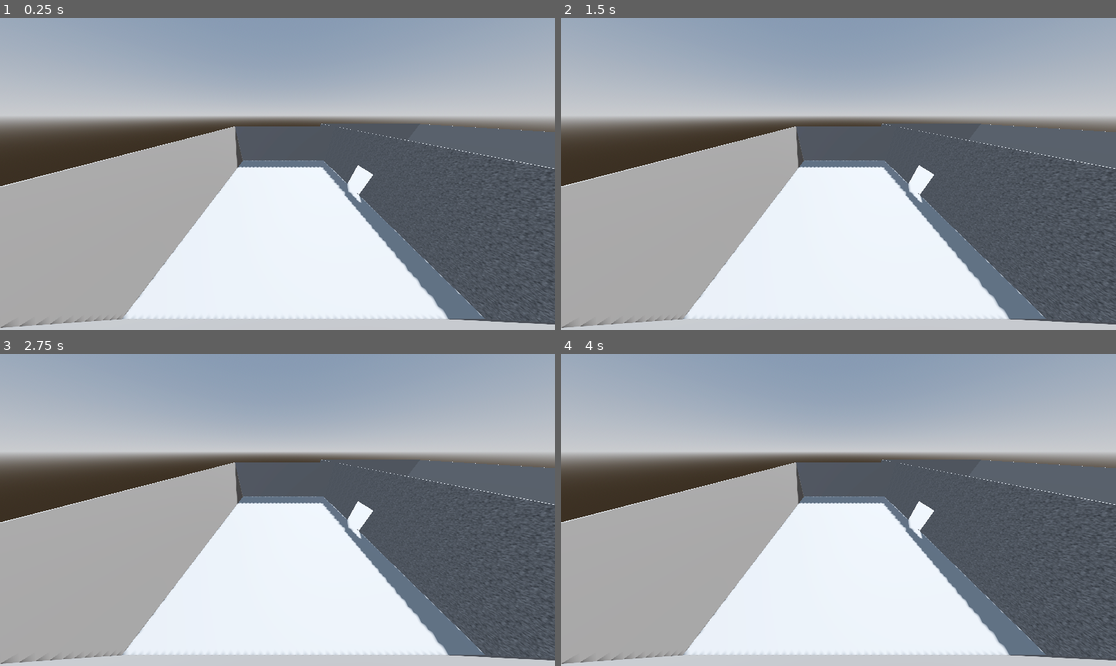
Above: before the commit, frames 1-4 (two rows, left to right).
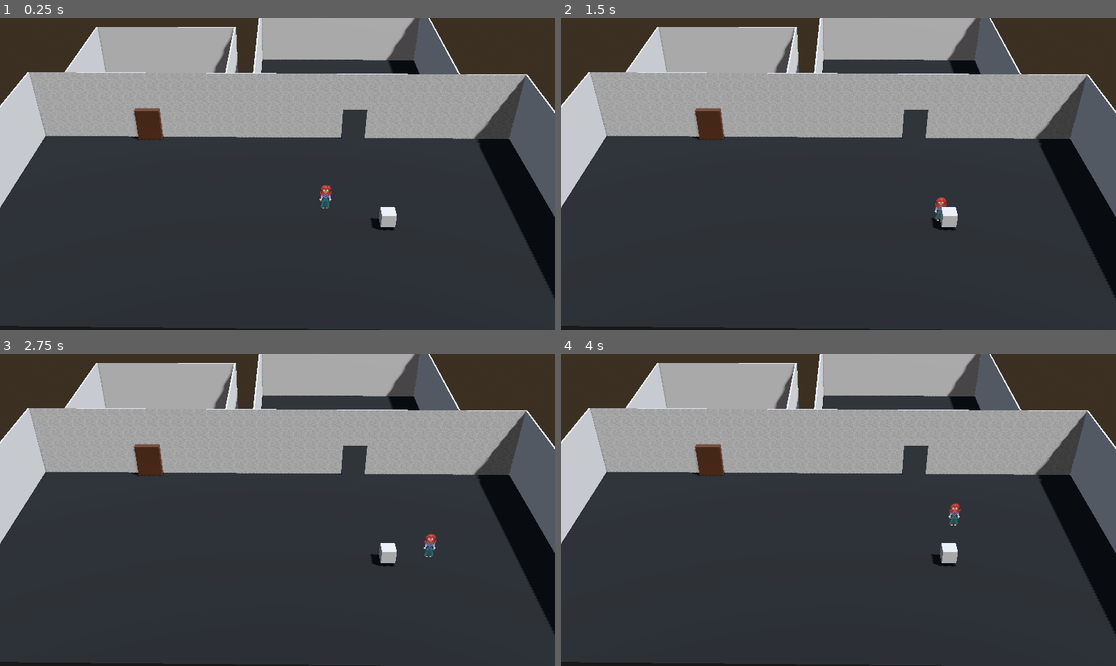
Above: after the commit, the same moments.

Repository: tetenc555/Game-GGJ26
Game: Godot game, scene res://Scenes/Mapa/node_3d.tscn
Same seed, same stepped clock (60 frames per second), same inputs: the game is played once before the commit and once after it.
Inputs:
- Up to frame 1 (0.25 s): no input
- Up to frame 2 (1.5 s): hold Right (ui_right) 0.53-1.28 s; hold Down (ui_down) from 1.28 s (still down)
- Up to frame 3 (2.75 s): tap Enter at 2 s; release Down (ui_down) at 2.03 s; hold Right (ui_right) from 2.03 s (still down)
- Up to frame 4 (4 s): release Right (ui_right) at 2.78 s; hold Up (ui_up) 2.78-3.53 s; hold Left (ui_left) from 3.53 s (still down)

The runs differ from the first frame. In frame 1, 91% of the frame differs, in the area x 0-100%, y 0-100%; in frame 2, 91%; in frame 3, 91%; in frame 4, 91%.

Commit message:
arruma camera smooth

Diff:
--- a/Scenes/Mapa/mapa.gd
+++ b/Scenes/Mapa/mapa.gd
@@ -3,7 +3,7 @@
 var id: String = ""
 var interactionLocked: bool = false
 var playerPodeInteragir: bool = false
-
+var paredeQuarto
 func _on_area_3d_body_entered(body: Node3D) -> void:
 	if (body.is_in_group("player")):
 		id = "abajur"
@@ -31,12 +31,32 @@
 
 func _ready():
 	DialogManager.dialog_finished.connect(_on_dialog_finished)
-	$CameraSala.make_current()
+	paredeQuarto = $"P-S-W"
 
 func entered_bedroom(body: Node3D) -> void:
-	$CameraQuarto.make_current()
-
-
+	if body.is_in_group("player"):
+		move_camera(Vector3(12.28, 24.00, -2.76))
+		fade_out(paredeQuarto)
 
 func exited_bedroom(body: Node3D) -> void:
-	$CameraSala.make_current()
+	if body.is_in_group("player"):
+		move_camera(Vector3(32.05, 27.27, 3.1))
+		fade_in(paredeQuarto)
+
+func fade_out(node: CSGBox3D):
+	var mat = node.material
+	var tween = create_tween()
+	tween.tween_property(mat, "albedo_color:a", 0.1, 0.5)
+
+func fade_in(node: CSGBox3D):
+	node.visible = true
+	var mat = node.material
+	var tween = create_tween()
+	tween.tween_property(mat, "albedo_color:a", 1, 0.5)
+
+func move_camera(pos: Vector3):
+	var cam = $Camera3D
+	var tween = create_tween()
+	tween.tween_property(cam, "global_position", pos, 0.8) \
+		.set_trans(Tween.TRANS_SINE) \
+		.set_ease(Tween.EASE_IN_OUT)
--- a/Scenes/Mapa/node_3d.tscn
+++ b/Scenes/Mapa/node_3d.tscn
@@ -16,6 +16,12 @@
 tonemap_mode = 2
 glow_enabled = true
 
+[sub_resource type="StandardMaterial3D" id="StandardMaterial3D_6d1t3"]
+albedo_color = Color(0, 0, 0, 1)
+
+[sub_resource type="StandardMaterial3D" id="StandardMaterial3D_ouqb2"]
+albedo_color = Color(0.0035191667, 0.0035191681, 0.0035191672, 1)
+
 [sub_resource type="FastNoiseLite" id="FastNoiseLite_33f23"]
 noise_type = 5
 frequency = 0.1635
@@ -25,6 +31,7 @@
 seamless = true
 
 [sub_resource type="StandardMaterial3D" id="StandardMaterial3D_6wwey"]
+transparency = 1
 albedo_texture = SubResource("NoiseTexture2D_6d1t3")
 normal_enabled = true
 uv1_triplanar = true
@@ -48,27 +55,29 @@
 [node name="WorldEnvironment" type="WorldEnvironment" parent="." unique_id=1223002260]
 environment = SubResource("Environment_6wwey")
 
+[node name="Camera3D" type="Camera3D" parent="." unique_id=675466456]
+transform = Transform3D(-0.012217023, -0.57353365, 0.8190909, 0, 0.81915206, 0.57357645, -0.9999254, 0.0070073972, -0.010007599, 32.056442, 27.27245, 3.1660748)
+current = true
+fov = 29.3
+
 [node name="DirectionalLight3D" type="DirectionalLight3D" parent="." unique_id=1695156520]
 transform = Transform3D(-0.8660254, -0.43301278, 0.25, 0, 0.49999997, 0.86602545, -0.50000006, 0.75, -0.43301266, 0, 0, 0)
 shadow_enabled = true
 
-[node name="CameraSala" type="Camera3D" parent="." unique_id=675466456]
-transform = Transform3D(0.99995995, 0.0011437929, 0.008880456, -0.002780326, 0.9824447, 0.18653338, -0.008511201, -0.18655059, 0.9824085, -0.09952009, 6.370637, 11.026501)
-current = true
-fov = 68.78564
-
 [node name="CharacterBody3D" parent="." unique_id=1111050496 instance=ExtResource("1_7q7q3")]
-transform = Transform3D(1, 0, 0, 0, 1, 0, 0, 0, 1, -1.0798061, 1.3683846, 0.20596409)
+transform = Transform3D(-4.371139e-08, -0.17364818, 0.9848077, 0, 0.9848077, 0.17364818, -1, 7.590403e-09, -4.304731e-08, -1.0798061, 1.3683846, 0.20596409)
 
 [node name="C-S" type="CSGBox3D" parent="." unique_id=662865334]
 transform = Transform3D(1, 0, 0, 0, 1, 0, 0, 0, 1, -1.2417564, 0, 3.8038483)
 use_collision = true
 size = Vector3(20.916351, 1, 40.050354)
+material = SubResource("StandardMaterial3D_6d1t3")
 
 [node name="C-Q" type="CSGBox3D" parent="." unique_id=427975516]
 transform = Transform3D(1, 0, 0, 0, 1, 0, 0, 0, 1, -19.725143, -0.0024166107, -2.5646274)
 use_collision = true
 size = Vector3(16.143692, 1, 16.501799)
+material = SubResource("StandardMaterial3D_ouqb2")
 
 [node name="C-B" type="CSGBox3D" parent="." unique_id=791185838]
 transform = Transform3D(1, 0, 0, 0, 1, 0, 0, 0, 1, -16.596502, -0.010898113, 14.217189)
@@ -76,6 +85,7 @@
 
 [node name="P-S-E" type="CSGBox3D" parent="." unique_id=999183506]
 transform = Transform3D(1, 0, 0, 0, 1, 0, 0, 0, 1, 9.210637, 3.212112, 3.846405)
+visible = false
 size = Vector3(0.068847656, 6.4263306, 39.964233)
 
 [node name="P-S-W" type="CSGBox3D" parent="." unique_id=1479889664]
@@ -151,10 +161,7 @@
 [node name="CollisionShape3D" type="CollisionShape3D" parent="Area3D" unique_id=816910825]
 transform = Transform3D(1, 0, 0, 0, 1, 0, 0, 0, 1, 1.1213379, 0, 1.4701538)
 shape = SubResource("BoxShape3D_6d1t3")
-
-[node name="CameraQuarto" type="Camera3D" parent="." unique_id=1334273193]
-transform = Transform3D(1, 0, 0, 0, 0.8343768, 0.55119455, 0, -0.55119455, 0.8343768, -20.83989, 7.9439516, 5.2624717)
-fov = 120.791756
+debug_color = Color(0.96168846, 1.540184e-06, 0.51167804, 0.41960785)
 
 [connection signal="body_entered" from="StaticBody3D2/Area3D" to="." method="_on_area_3d_body_entered"]
 [connection signal="body_exited" from="StaticBody3D2/Area3D" to="." method="_on_area_3d_body_exited"]
